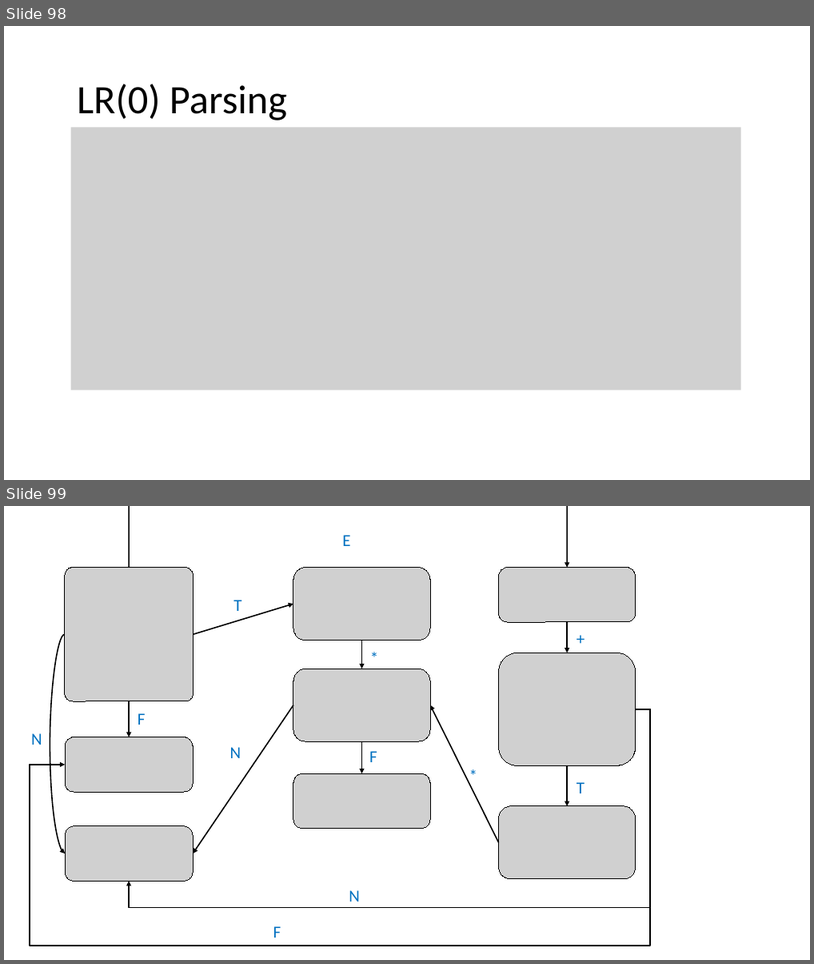
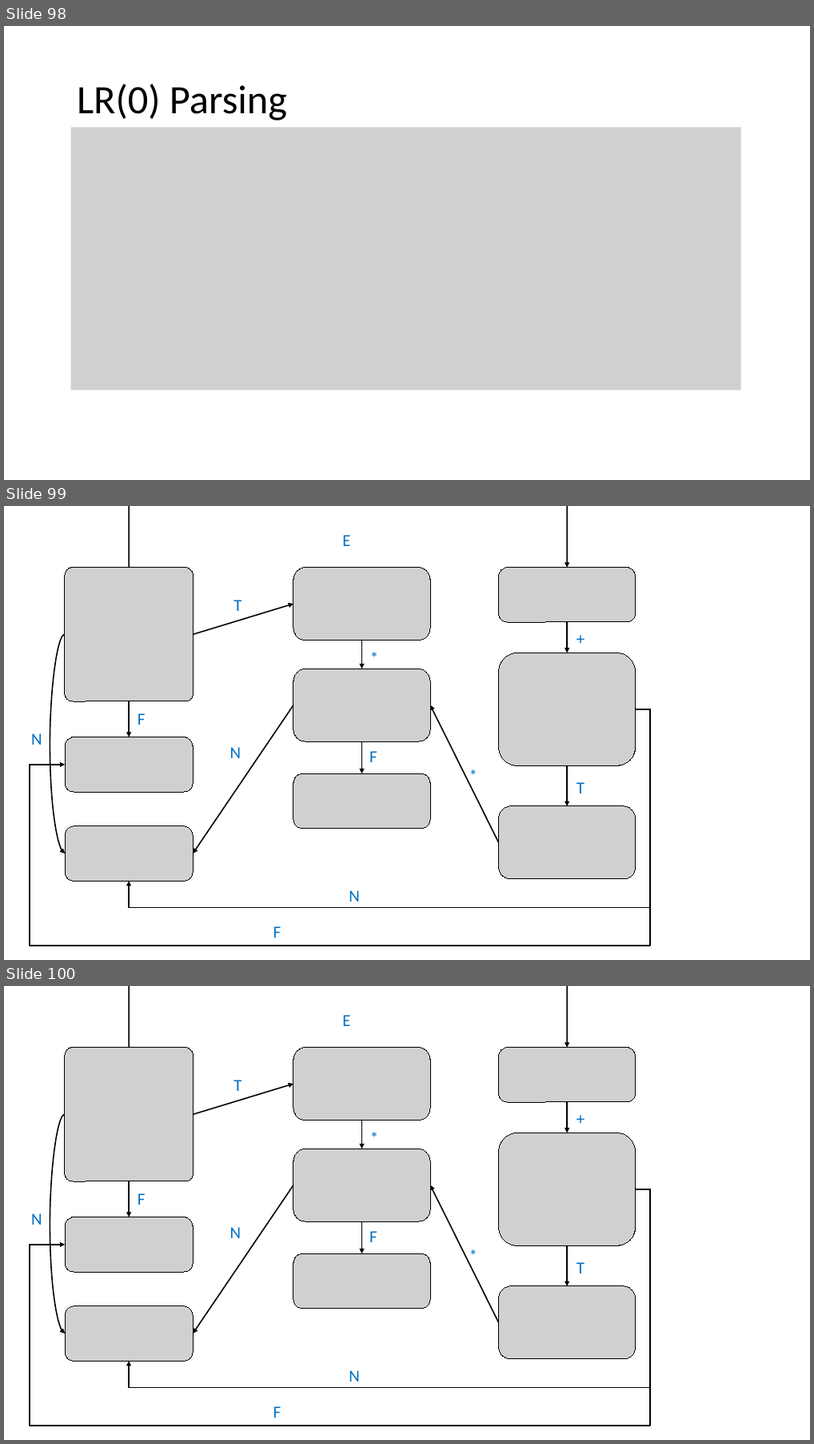
Before and after one commit to nivshani/compilation, a slide deck: slides/bottom_up_parsing.pptx. Shown one above the other, each under a label of ours: slides 98 and 99 before the commit, slides 98, 99 and 100 after it. The pictures are 814x964 and 814x1444 pixels, drawn with LibreOffice and Linux fonts; fonts in the diff are those of the drawing; grey boxes stand for pictures. Boxes give left, top, right and bottom in pixels: in the first picture for what was removed or moved away, otherwise in the second. Text is boxed around its words. In the diff, an @@ line names an element or a change of style, - is before the commit and + after.

```diff
--- a/slides/bottom_up_parsing.pptx
+++ b/slides/bottom_up_parsing.pptx
@@ slide 99 added at box(4, 506, 810, 960), background #FFFFFF @@
@@ curved arrow added from (130, 567) to (567, 567), #000000 1.5 pt @@
@@ text added at box(342, 535, 350, 546), 20 pt, text #0070C0 @@
+E
@@ picture added at box(65, 567, 194, 700) @@
@@ picture added at box(294, 567, 430, 640) @@
@@ picture added at box(499, 567, 635, 622) @@
@@ text added at box(234, 600, 242, 611), 20 pt, text #0070C0 @@
+T
@@ arrow added from (194, 634) to (294, 604), #000000 1.5 pt @@
@@ arrow added from (567, 622) to (567, 652), #000000 1.5 pt @@
@@ text added at box(571, 625, 602, 652), 20 pt, text #0070C0 @@
++
@@ curved arrow added from (65, 634) to (65, 853), #000000 1.5 pt @@
@@ arrow added from (362, 640) to (362, 668), #000000 1.5 pt @@
@@ text added at box(365, 644, 395, 671), 20 pt, text #0070C0 @@
+*
@@ picture added at box(294, 668, 430, 741) @@
@@ picture added at box(499, 652, 635, 765) @@
@@ elbow arrow added from (636, 709) to (65, 764), #000000 1.5 pt @@
@@ arrow added from (130, 701) to (130, 737), #000000 1.5 pt @@
@@ elbow arrow added from (636, 709) to (130, 880), #000000 1.5 pt @@
@@ text added at box(138, 713, 146, 724), 20 pt, text #0070C0 @@
+F
@@ arrow added from (294, 705) to (193, 853), #000000 1.5 pt @@
@@ arrow added from (499, 842) to (430, 705), #000000 1.5 pt @@
@@ text added at box(31, 733, 42, 744), 20 pt, text #0070C0 @@
+N
@@ picture added at box(65, 737, 194, 792) @@
@@ arrow added from (362, 741) to (362, 773), #000000 1.5 pt @@
@@ text added at box(230, 747, 242, 758), 20 pt, text #0070C0 @@
+N
@@ text added at box(370, 751, 378, 762), 20 pt, text #0070C0 @@
+F
@@ text added at box(463, 763, 494, 789), 20 pt, text #0070C0 @@
+*
@@ arrow added from (567, 765) to (567, 806), #000000 1.5 pt @@
@@ picture added at box(294, 773, 430, 828) @@
@@ text added at box(577, 782, 585, 793), 20 pt, text #0070C0 @@
+T
@@ picture added at box(499, 806, 635, 879) @@
@@ picture added at box(65, 826, 194, 881) @@
@@ text added at box(349, 890, 360, 901), 20 pt, text #0070C0 @@
+N
@@ text added at box(274, 926, 282, 937), 20 pt, text #0070C0 @@
+F
@@ what was slide 99 is now slide 100 @@
```
Also in this commit, not shown: 4 slides changed, 2 other slides added, 1 other file.
